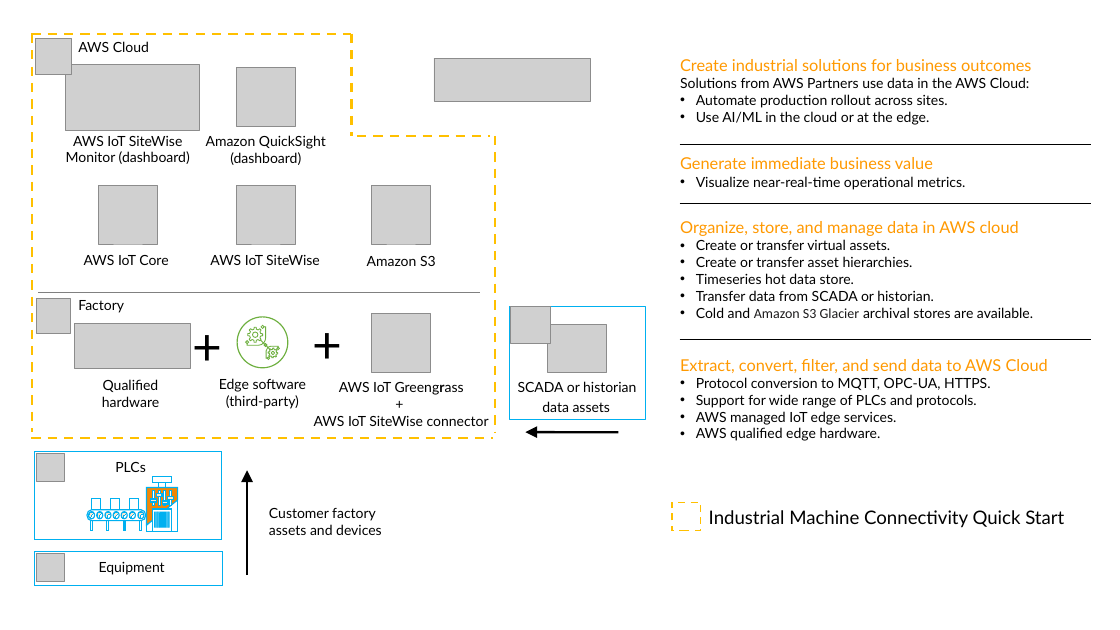
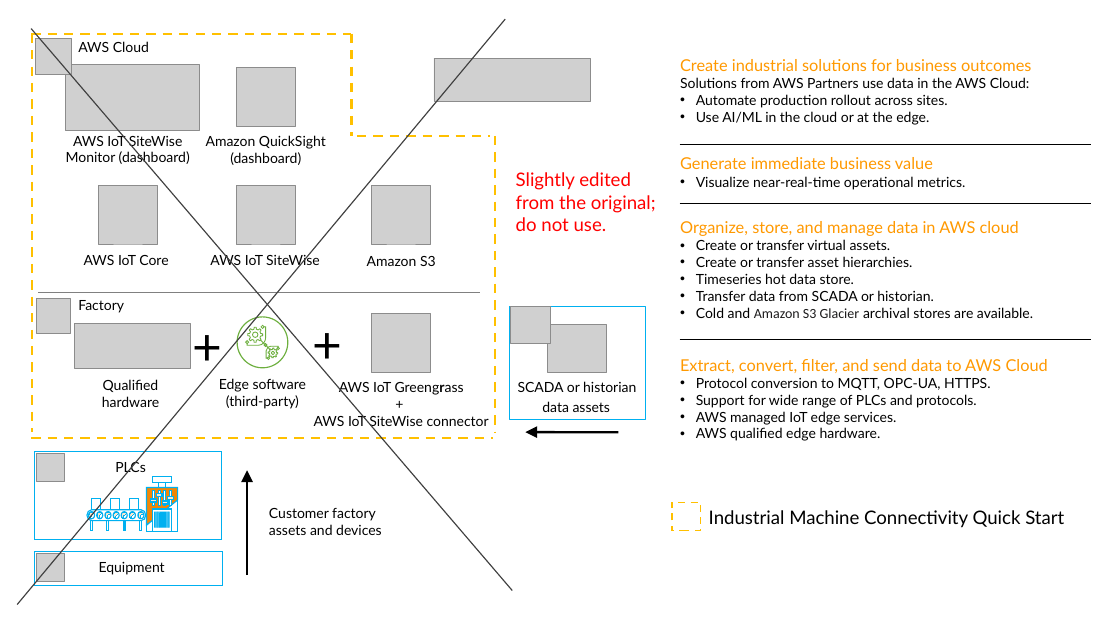
Before and after one commit to oyarushe/quickstart-aws-industrial-machine-connectivity, a slide deck: slide 6 of docs/images/IMC QS images.pptx (slide 4 before the commit). Drawn at 1120x630 pixels with LibreOffice and Linux fonts; fonts in the diff are those of the drawing; grey boxes stand for pictures. Boxes give left, top, right and bottom in pixels: in the first picture for what was removed or moved away, otherwise in the second. Text is boxed around its words. In the diff, an @@ line names an element or a change of style, - is before the commit and + after.

```diff
--- a/docs/images/IMC QS images.pptx
+++ b/docs/images/IMC QS images.pptx
@@ line added from (506, 19) to (17, 605), #404040 1 pt @@
@@ line added from (513, 591) to (31, 29), #404040 1 pt @@
@@ text added at <box>516,172,656,231</box>, 16 pt, text #FF0000 @@
+Slightly edited from the original; do not use.
```
Also in this commit, not shown: 4 other slides changed, 2 slides added, 14 other files.
